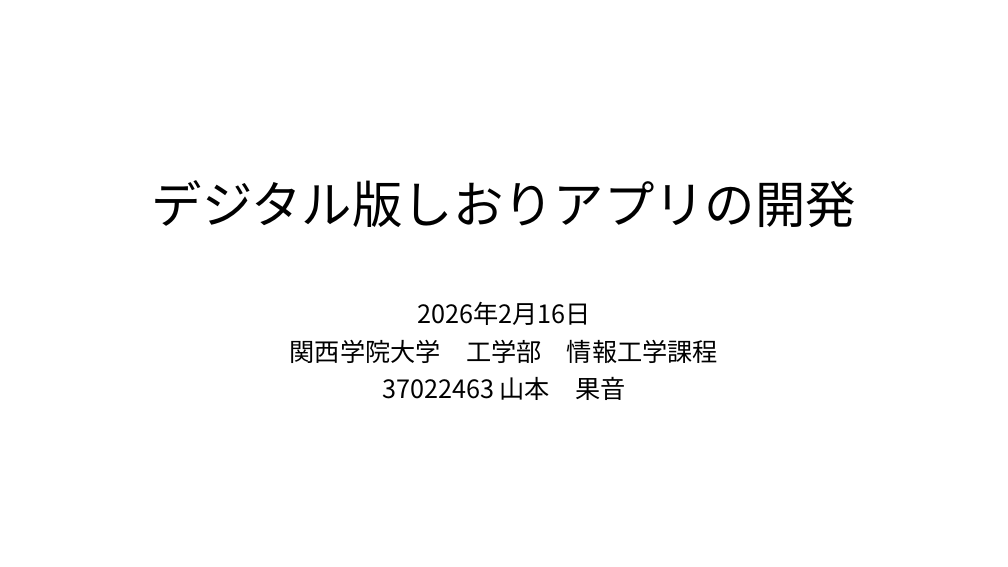
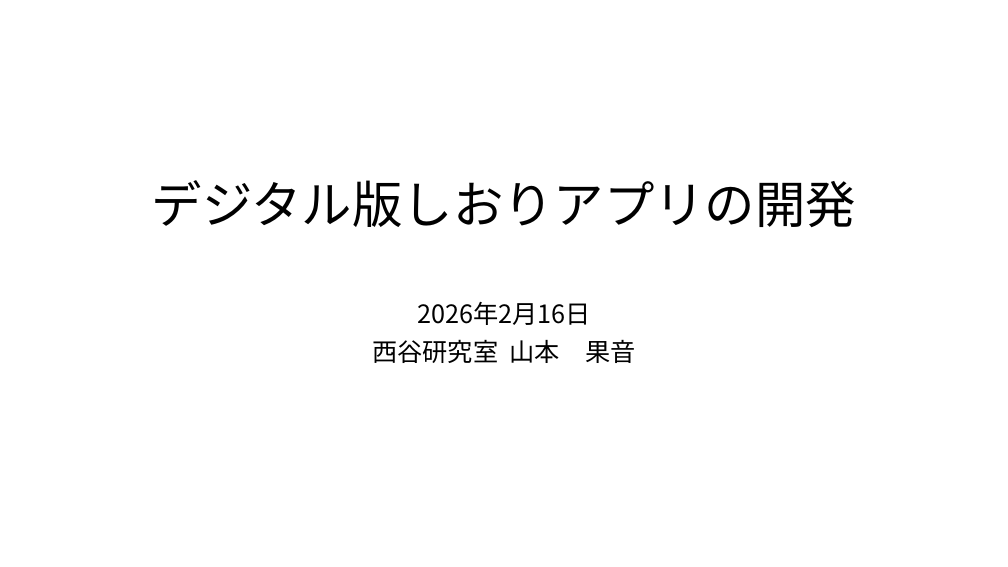
Before and after one commit to Kanon-Yamamoto/my_work_space, a slide deck: slide 1 of handout/kanon.pptx. Drawn at 1008x567 pixels with LibreOffice and Linux fonts; fonts in the diff are those of the drawing. Boxes give left, top, right and bottom in pixels: in the first picture for what was removed or moved away, otherwise in the second. Text is boxed around its words. In the diff, an @@ line names an element or a change of style, - is before the commit and + after.

```diff
--- a/handout/kanon.pptx
+++ b/handout/kanon.pptx
@@ subtitle at [372,339,635,363]: text changed @@
-関西学院大学 工学部 情報工学課程
-37022463 山本 果音
+西谷研究室 山本 果音
```
Also in this commit, not shown: 1 other slide changed, 2 slides added, 18 other files.
